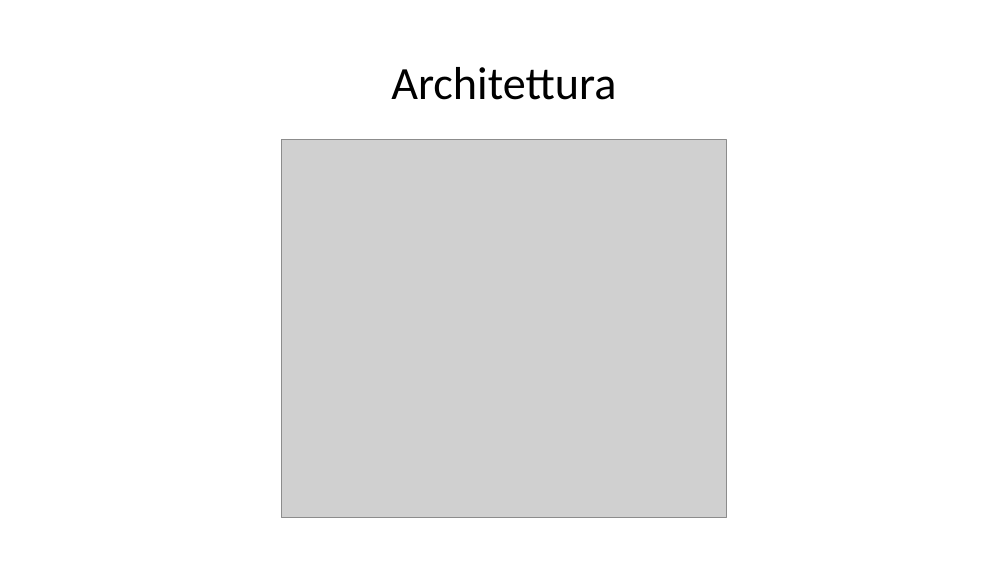
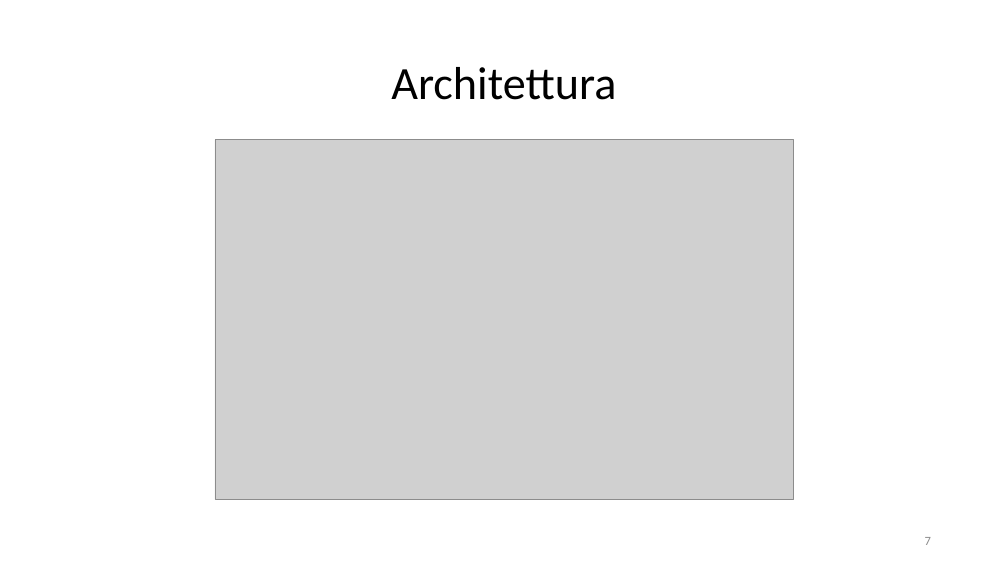
Before and after one commit to dmell/FinalDissertation_BSc, a slide deck: slide 7 of 186893-MelottiDamiano.pptx (slide 8 before the commit). Drawn at 1008x567 pixels with LibreOffice and Linux fonts; fonts in the diff are those of the drawing; grey boxes stand for pictures. Boxes give left, top, right and bottom in pixels: in the first picture for what was removed or moved away, otherwise in the second. Text is boxed around its words. In the diff, an @@ line names an element or a change of style, - is before the commit and + after.

```diff
--- a/186893-MelottiDamiano.pptx
+++ b/186893-MelottiDamiano.pptx
@@ picture: place and size @@
-picture at bbox=[281, 140, 727, 517]
+picture at bbox=[215, 140, 793, 500]
@@ page number added at bbox=[925, 537, 931, 545], 12 pt, text #8C8C8C @@
+7
```
Also in this commit, not shown: 7 other slides changed, 7 slides added, 4 slides removed, 1 other file.
